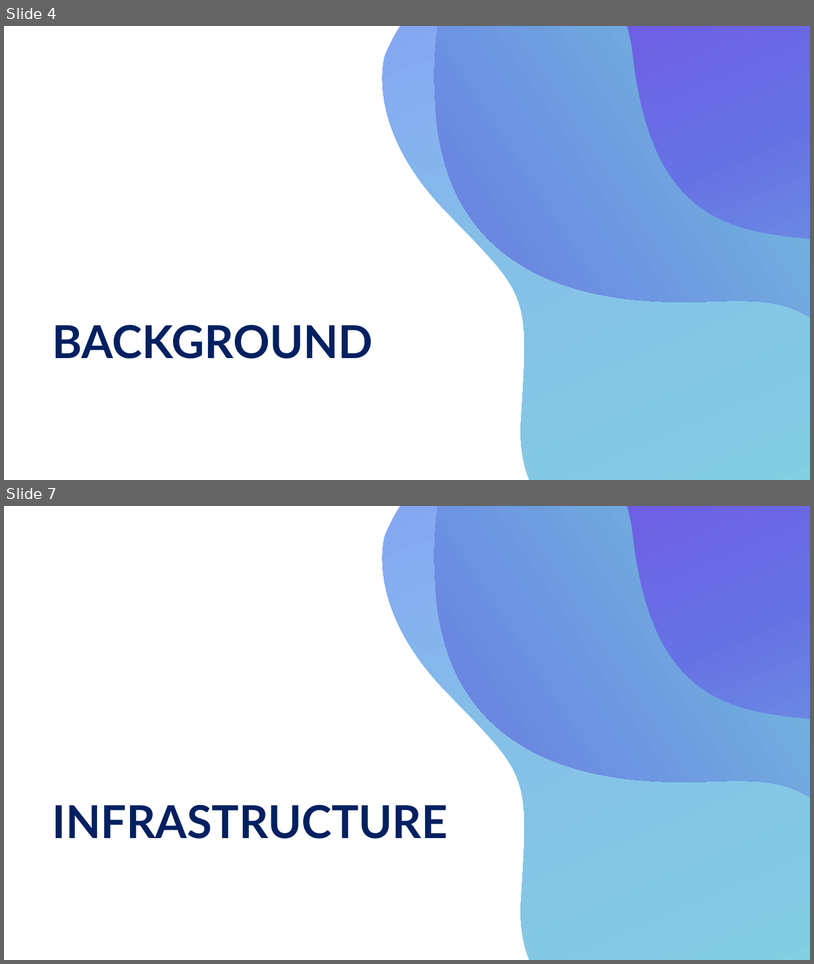
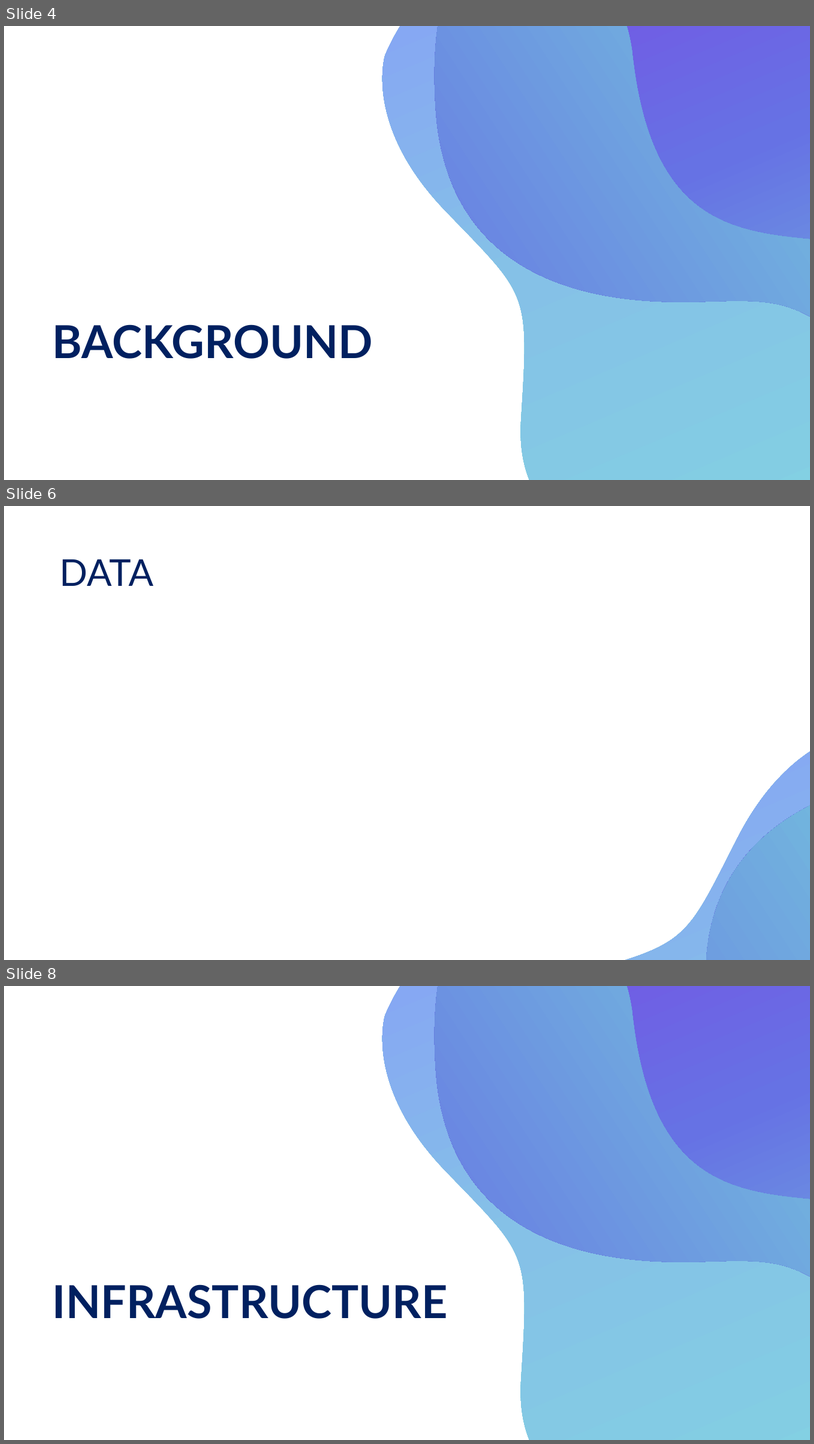
Before and after one commit to kloniphani/Dedomena, a slide deck: Presentation/Big Data Engineering.pptx. Shown one above the other, each under a label of ours: slides 4 and 7 before the commit, slides 4, 6 and 8 after it; the slides between them are not shown. The pictures are 814x964 and 814x1444 pixels, drawn with LibreOffice and Linux fonts; fonts in the diff are those of the drawing. Boxes give left, top, right and bottom in pixels: in the first picture for what was removed or moved away, otherwise in the second. Text is boxed around its words. In the diff, an @@ line names an element or a change of style, - is before the commit and + after.

```diff
--- a/Presentation/Big Data Engineering.pptx
+++ b/Presentation/Big Data Engineering.pptx
@@ slide 6 added at (4, 506, 810, 960), background #FFFFFF @@
@@ title added at (59, 559, 153, 586), 44 pt, text #002060 @@
+DATA
@@ freeform shape added at (314, 615, 810, 960), fill gradient #80DEDE to #85C1E7 to #878CFF @@
@@ freeform shape added at (397, 623, 810, 960), fill gradient #7CEFD8 to #6672E4 to #882BE5 @@
@@ freeform shape added at (396, 652, 810, 960), fill gradient #882BE5 to #6672E4 to #7CEFD8 @@
@@ what was slide 7 is now slide 8 @@
```
Also in this commit, not shown: 5 other slides added, 1 slide removed, 2 other files.
